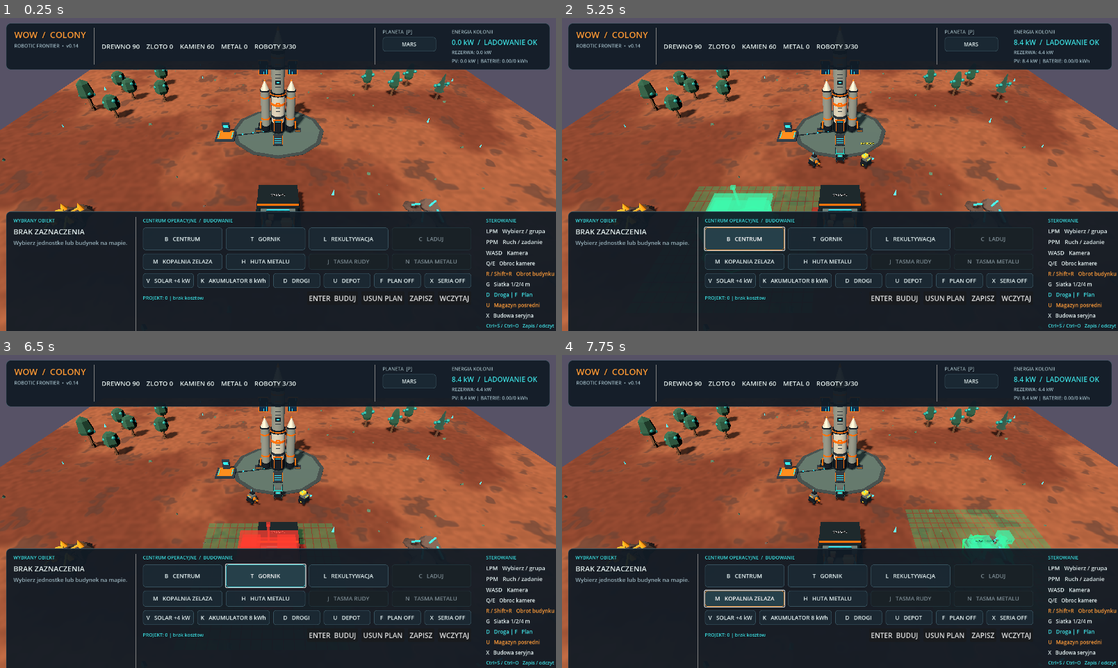
Above: before the commit, frames 1-4 (two rows, left to right).
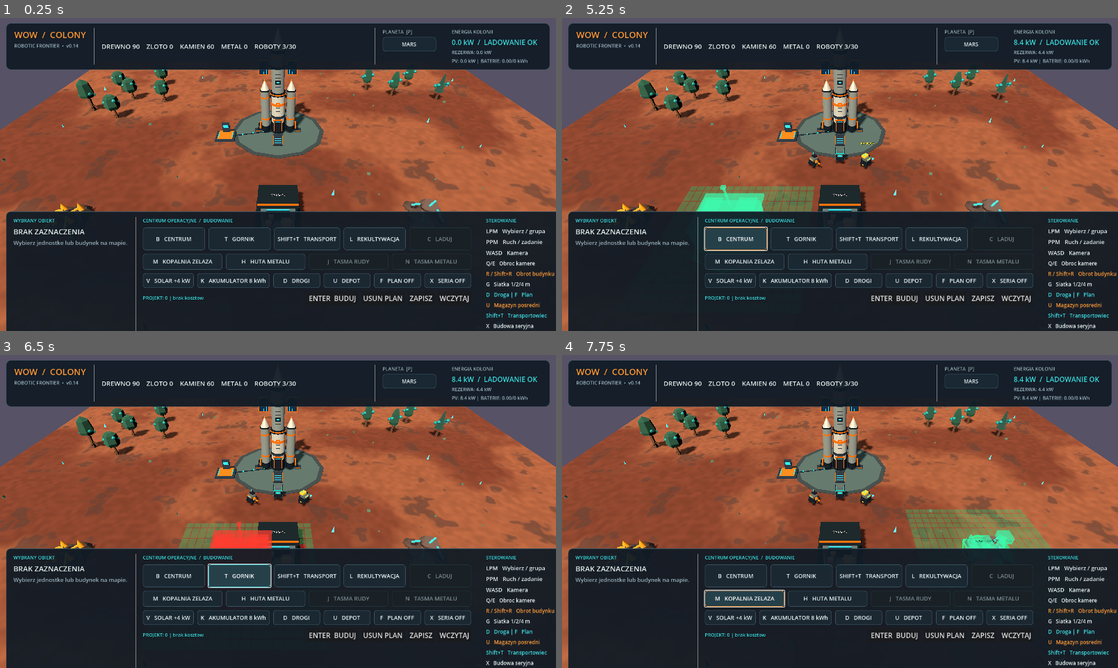
Above: after the commit, the same moments.

Repository: serafin1367/wow
Game: Godot game, scene res://scenes/main.tscn
The game is run twice, just before and just after one commit, with the same random seed, the same clock (stepped at 60 frames per second) and the same inputs.
Inputs (mouse positions are in pixels of both pictures, inside the frame that each line leads up to):
- Up to frame 1 (0.25 s): no input
- Up to frame 2 (5.25 s): click (867, 240) at 0.5 s, where only the run after the commit has a clickable "SHIFT+T TRANSPORT"; click "ENTER BUDUJ" at 1.25 s; click "ENTER BUDUJ" at 2 s; click "MARS" at 2.75 s; click "ZIEMIA" at 3.5 s; click "KEPLER" at 4.25 s; click "B CENTRUM" at 5 s
- Up to frame 3 (6.5 s): click "T GORNIK" at 5.75 s
- Up to frame 4 (7.75 s): click "L REKULTYWACJA" at 6.5 s; click "M KOPALNIA ZELAZA" at 7.25 s

The runs differ from the first frame. In frame 1, 0.7% of the frame differs, in the area x 28-100%, y 66-100%; in frame 2, 1.2%; in frame 3, 2.1%, in the area x 28-100%, y 53-100%; in frame 4, 0.7%.

Commit message:
ui(logistics): recruit haulers from HUD and show Shift+T shortcut

Diff:
--- a/scripts/colony_hud.gd
+++ b/scripts/colony_hud.gd
@@ -5,6 +5,7 @@
 signal build_center_requested
 signal build_forester_requested
 signal train_robot_requested
+signal train_hauler_requested
 signal charge_requested
 signal planet_change_requested
 signal mine_requested
@@ -41,6 +42,7 @@
 var build_button: Button
 var forester_button: Button
 var train_button: Button
+var hauler_button: Button
 var charge_button: Button
 var planet_button: Button
 var mine_button: Button
@@ -190,6 +192,9 @@
 	train_button = _action_button("T   GORNIK", "10 drewna · 20 zlota", TURQUOISE)
 	train_button.pressed.connect(func(): train_robot_requested.emit())
 	actions.add_child(train_button)
+	hauler_button = _action_button("SHIFT+T   TRANSPORT", "Nowy transportowiec: 10 drewna + 20 zlota", ORANGE)
+	hauler_button.pressed.connect(func(): train_hauler_requested.emit())
+	actions.add_child(hauler_button)
 	forester_button = _action_button("L   REKULTYWACJA", "30 drewna · 10 kamienia", TURQUOISE)
 	forester_button.pressed.connect(func(): build_forester_requested.emit())
 	actions.add_child(forester_button)
@@ -291,6 +296,7 @@
 	help.add_child(_label("G   Siatka 1/2/4 m", 12, TEXT))
 	help.add_child(_label("D   Droga | F   Plan", 12, TURQUOISE))
 	help.add_child(_label("U   Magazyn posredni", 12, ORANGE))
+	help.add_child(_label("Shift+T   Transportowiec", 12, TURQUOISE))
 	help.add_child(_label("X   Budowa seryjna", 12, TEXT))
 	help.add_child(_label("Ctrl+S / Ctrl+O   Zapis / odczyt", 11, TURQUOISE))
 	help.add_child(_label("SHIFT+J/N   Trasa reczna", 12, TURQUOISE))
